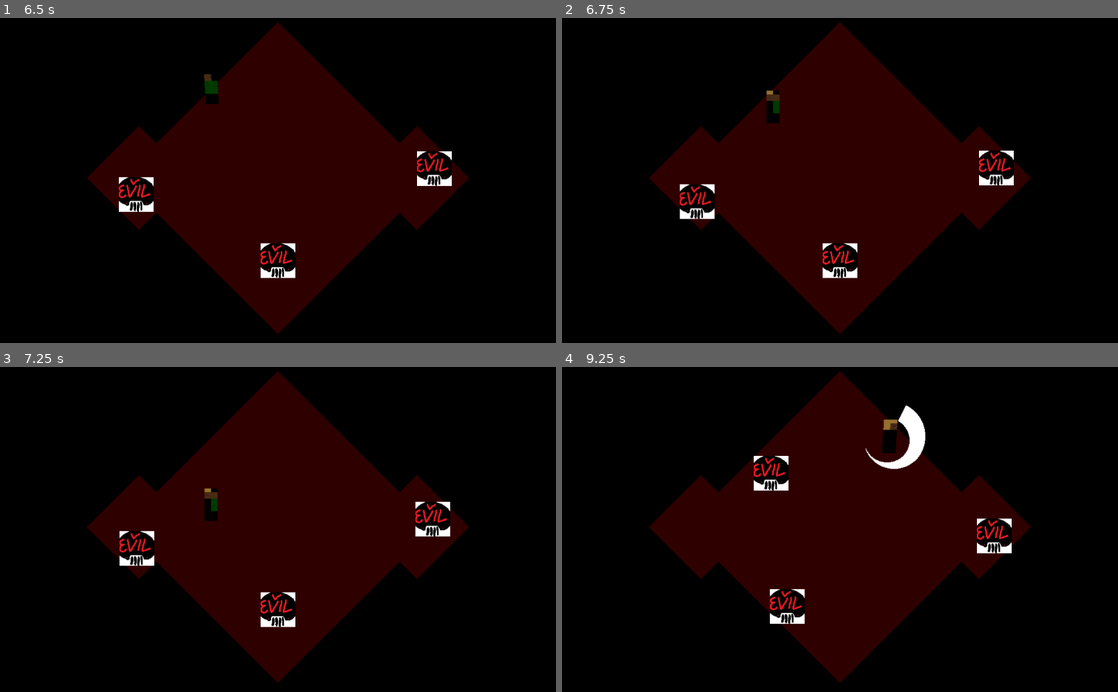
Above: before the commit, frames 1-4 (two rows, left to right).
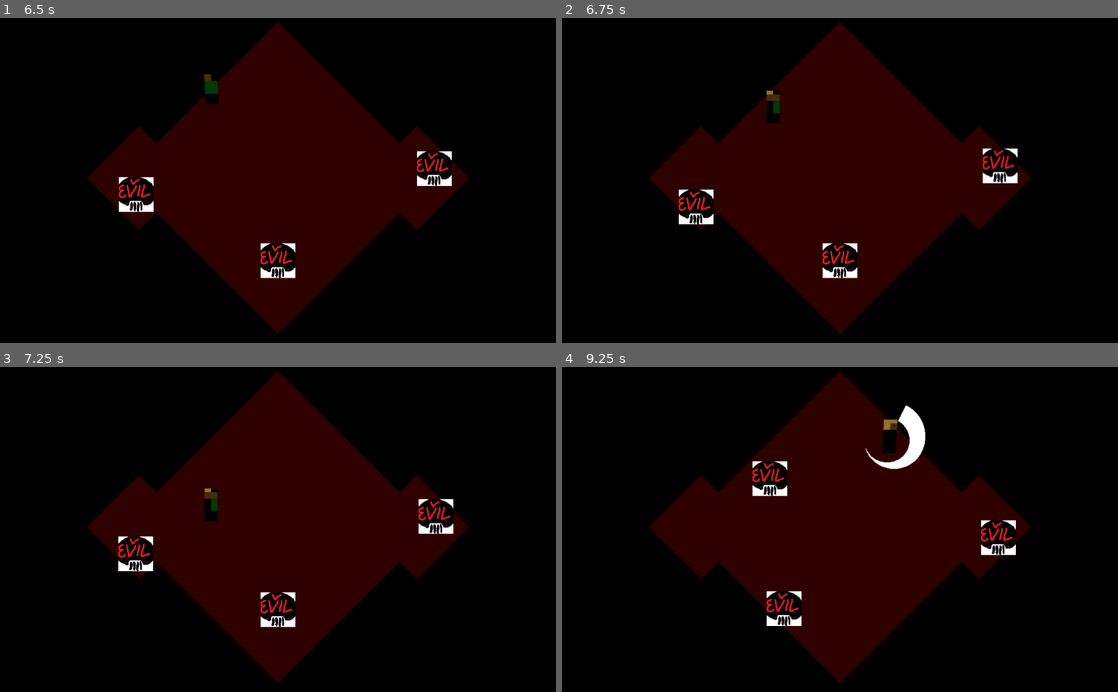
Above: after the commit, the same moments.

Repository: jcoombes/lil_xxx_wrld
Game: Godot game, scene res://Main_menu.tscn
Same seed, same stepped clock (60 frames per second), same inputs: the game is played once before the commit and once after it.
Inputs (mouse positions are in pixels of both pictures, inside the frame that each line leads up to):
- Up to frame 1 (6.5 s): click (422, 144) at 0.5 s; click "Write Lyrics and Fall Asleep" at 1.25 s; tap Enter (ui_accept) at 2, 2.27, 3.02, 4.52, 5, 5.27, 6.02 s; hold Right (ui_right) 2.03-2.78 s; hold Down (ui_down) 2.78-3.53 s; hold Right (ui_right) 3.53-4.28 s; hold Up (ui_up) 4.28-5.03 s; hold Left (ui_left) from 5.03 s (still down)
- Up to frame 2 (6.75 s): release Left (ui_left) at 6.53 s; hold Down (ui_down) from 6.53 s (still down)
- Up to frame 3 (7.25 s): keep holding Down (ui_down)
- Up to frame 4 (9.25 s): release Down (ui_down) at 7.28 s; hold Right (ui_right) 7.28-8.03 s; tap Enter (ui_accept) at 7.52, 8.27, 9.02 s; hold Up (ui_up) 8.03-8.78 s; hold Right (ui_right) from 8.78 s (still down)

Frame 1 is identical in both runs. In frame 2, 1.2% of the frame differs, in the area x 21-82%, y 40-64%; in frame 3, 1.2%; in frame 4, 1.7%, in the area x 34-82%, y 27-80%.

Commit message:
Recoil and knockback.

Diff:
--- a/Demon.gd
+++ b/Demon.gd
@@ -1,11 +1,12 @@
 extends KinematicBody2D
 
-enum Behaviours {WANDER, CHASE, ATTACK, DEAD}
+enum Behaviours {WANDER, CHASE, ATTACK, STUNNED, DEAD}
 
 # Declare member variables here. Examples:
 # var a = 2
 # var b = "text"
 const WANDER_SPEED: float = 100.0
+const KNOCKBACK_SPEED: float = 500.0
 
 var health: float = 10.0
 
@@ -38,9 +39,13 @@
 
 	var _collided: KinematicCollision2D = move_and_collide(velocity * delta)
 
+
 func _on_Hitbox_area_entered(area: Area2D) -> void:
-	health -= area.damage
-
+	if area is Weapon:
+		health -= area.damage
+		state = Behaviours.STUNNED
+		($StunTimer as Timer).start()
+		velocity = (position - area.find_parent("Player").position).normalized() * KNOCKBACK_SPEED
 
 func _on_WanderTimer_timeout() -> void:
 	var p: float = randf()
@@ -50,3 +55,7 @@
 		wander_direction = Vector2(1, 0).rotated(phi)
 	else:
 		wander_direction = Vector2()
+
+
+func _on_StunTimer_timeout():
+	state = Behaviours.WANDER
--- a/Demon.tscn
+++ b/Demon.tscn
@@ -13,7 +13,7 @@
 } ]
 
 [sub_resource type="CircleShape2D" id=2]
-radius = 32.0
+radius = 24.0
 
 [sub_resource type="CircleShape2D" id=3]
 radius = 32.0
@@ -28,25 +28,30 @@
 [node name="WanderTimer" type="Timer" parent="."]
 autostart = true
 
+[node name="StunTimer" type="Timer" parent="."]
+wait_time = 0.2
+one_shot = true
+
 [node name="AnimatedSprite" type="AnimatedSprite" parent="."]
 frames = SubResource( 1 )
 
 [node name="MoveBox" type="CollisionShape2D" parent="."]
 shape = SubResource( 2 )
 
-[node name="Hitbox" type="Area2D" parent="."]
+[node name="DemonHitbox" type="Area2D" parent="."]
 collision_layer = 2147483664
 collision_mask = 2147483650
 
-[node name="CollisionShape2D" type="CollisionShape2D" parent="Hitbox"]
+[node name="CollisionShape2D" type="CollisionShape2D" parent="DemonHitbox"]
 shape = SubResource( 3 )
 
-[node name="Hurtbox" type="Area2D" parent="."]
+[node name="DemonHurtbox" type="Area2D" parent="."]
 collision_layer = 8
 collision_mask = 4
 script = ExtResource( 3 )
 
-[node name="CollisionShape2D" type="CollisionShape2D" parent="Hurtbox"]
+[node name="CollisionShape2D" type="CollisionShape2D" parent="DemonHurtbox"]
 shape = SubResource( 4 )
 [connection signal="timeout" from="WanderTimer" to="." method="_on_WanderTimer_timeout"]
-[connection signal="area_entered" from="Hitbox" to="." method="_on_Hitbox_area_entered"]
+[connection signal="timeout" from="StunTimer" to="." method="_on_StunTimer_timeout"]
+[connection signal="area_entered" from="DemonHitbox" to="." method="_on_Hitbox_area_entered"]
--- a/Player.gd
+++ b/Player.gd
@@ -1,6 +1,6 @@
 extends KinematicBody2D
 
-enum Behaviours {ALIVE, DEAD}
+enum Behaviours {ALIVE, RECOILING, DEAD}
 enum Envelope {ATTACK, DECAY, SUSTAIN, RELEASE}
 
 signal dead
@@ -77,6 +77,8 @@
 	match state:
 		Behaviours.ALIVE:
 			do_movement(delta)
+		Behaviours.RECOILING:
+			var _collision = move_and_collide(velocity * delta)
 		Behaviours.DEAD:
 			pass
 
@@ -126,7 +128,6 @@
 	match _phase:
 		Envelope.ATTACK:
 			acceleration = (PEAK_SPEED - 0.0) / ATTACK_DURATION
-			min_speed = 0.0
 			max_speed = PEAK_SPEED
 		Envelope.DECAY:
 			acceleration = (SUSTAIN_SPEED - PEAK_SPEED) / DECAY_DURATION
@@ -137,6 +138,7 @@
 		Envelope.RELEASE:
 			acceleration = (0.0 - SUSTAIN_SPEED) / RELEASE_DURATION
 
+	# velocity might not be in the direction of motion because of knockback
 	velocity = clamp(speed + delta * acceleration, min_speed, max_speed) * movement_direction
 
 	var _collision = move_and_collide(velocity * delta)
@@ -146,17 +148,28 @@
 
 
 func _on_Sword_area_entered(area: Area2D) -> void:
-	area.take_damage()
+	var recoil_direction: Vector2 = (position - area.find_parent("Demon").position).normalize()
+	velocity = $Sword.recoil * recoil_direction
+	state = Behaviours.RECOILING
+	_phase = Envelope.RELEASE
+	($RecoilTimer as Timer).start()
 
 
 func _on_ComboResetTimer_timeout():
 	combo = 0
 
 
-func _on_Hitbox_area_entered(area):
-	health -= area.damage
+func _on_Hitbox_area_entered(area: Area2D) -> void:
+	if area is Weapon:
+		health -= area.damage
 
-	if health <= 0.0:
-		emit_signal("dead")
-		state = Behaviours.DEAD
-		($AnimatedSprite as AnimatedSprite).visible = false
+
+
+		if health <= 0.0:
+			emit_signal("dead")
+			state = Behaviours.DEAD
+			($AnimatedSprite as AnimatedSprite).visible = false
+
+
+func _on_RecoilTimer_timeout():
+	state = Behaviours.ALIVE
--- a/Player.tscn
+++ b/Player.tscn
@@ -7,7 +7,7 @@
 [ext_resource path="res://assets/player/idle.png" type="Texture" id=5]
 [ext_resource path="res://assets/player/up.png" type="Texture" id=6]
 [ext_resource path="res://assets/player/attack.png" type="Texture" id=7]
-[ext_resource path="res://Sword.gd" type="Script" id=8]
+[ext_resource path="res://Weapon.gd" type="Script" id=8]
 
 [sub_resource type="SpriteFrames" id=1]
 animations = [ {
@@ -249,7 +249,7 @@
 radius = 11.9368
 
 [sub_resource type="RectangleShape2D" id=7]
-extents = Vector2( 12.5, 32 )
+extents = Vector2( 12.5, 11.9687 )
 
 [sub_resource type="SpriteFrames" id=8]
 animations = [ {
@@ -283,6 +283,7 @@
 collision_mask = 8
 
 [node name="CollisionShape2D" type="CollisionShape2D" parent="Hitbox"]
+position = Vector2( 0, 20.2043 )
 shape = SubResource( 7 )
 
 [node name="Sword" type="Area2D" parent="."]
@@ -304,5 +305,10 @@
 
 [node name="ComboResetTimer" type="Timer" parent="."]
 one_shot = true
+
+[node name="RecoilTimer" type="Timer" parent="."]
+wait_time = 0.1
+one_shot = true
 [connection signal="area_entered" from="Hitbox" to="." method="_on_Hitbox_area_entered"]
 [connection signal="timeout" from="ComboResetTimer" to="." method="_on_ComboResetTimer_timeout"]
+[connection signal="timeout" from="RecoilTimer" to="." method="_on_RecoilTimer_timeout"]
--- a/Sword.gd
+++ b/Weapon.gd
@@ -1,10 +1,12 @@
 extends Area2D
+class_name Weapon
 
 
 # Declare member variables here. Examples:
 # var a = 2
 # var b = "text"
-var damage: float = 1.0
+export var damage: float = 1.0
+export var recoil: float = 100.0
 
 
 # Called when the node enters the scene tree for the first time.
--- /dev/null
+++ b/Weapon.tscn
@@ -0,0 +1,6 @@
+[gd_scene load_steps=2 format=2]
+
+[ext_resource path="res://Weapon.gd" type="Script" id=1]
+
+[node name="Weapon" type="Area2D"]
+script = ExtResource( 1 )
--- a/project.godot
+++ b/project.godot
@@ -8,9 +8,14 @@
 
 config_version=4
 
-_global_script_classes=[  ]
+_global_script_classes=[ {
+"base": "Area2D",
+"class": "Weapon",
+"language": "GDScript",
+"path": "res://Weapon.gd"
+} ]
 _global_script_class_icons={
-
+"Weapon": ""
 }
 
 [application]
Not shown: 4 places in Player.tscn that only renumber resources
